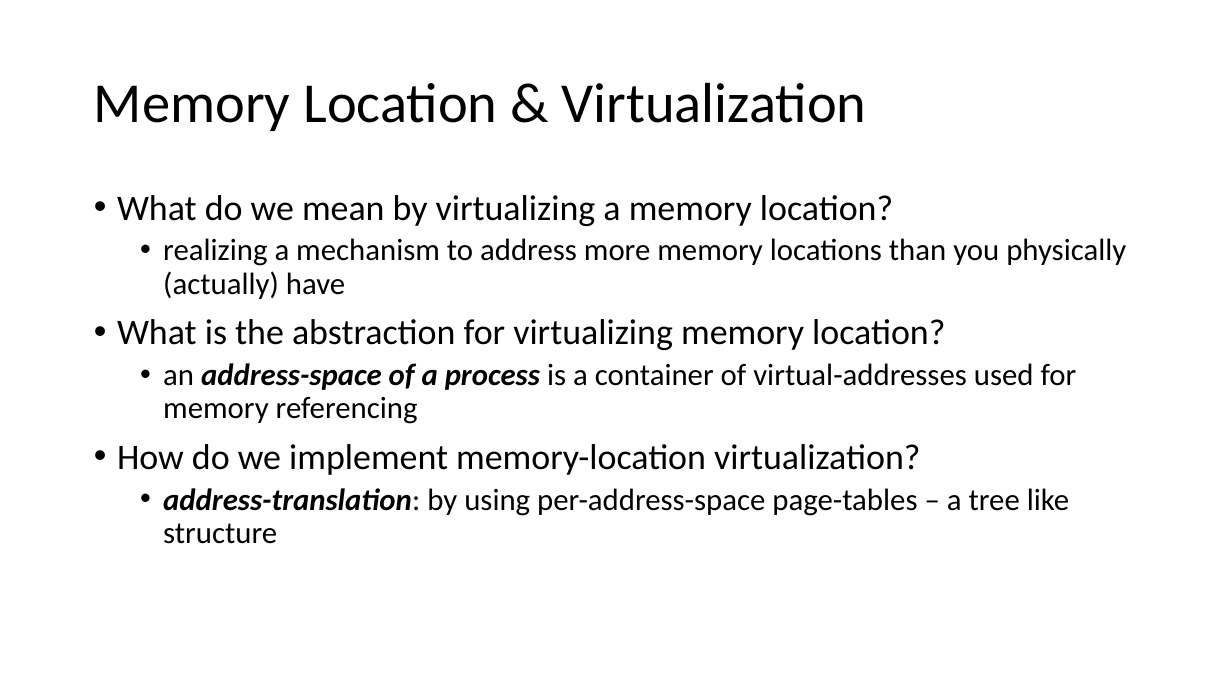
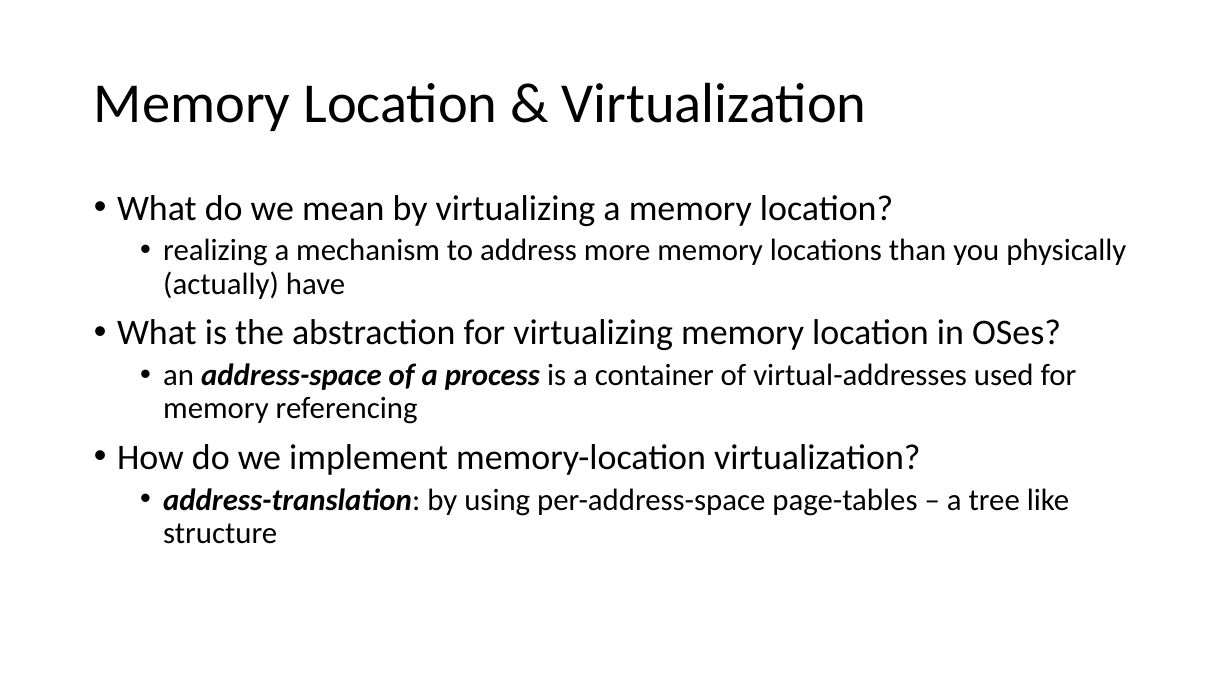
Before and after one commit to Contingent-Systems/vkern_paper, a slide deck: slide 3 of loca_virt_draft.pptx. Drawn at 1232x693 pixels with LibreOffice and Linux fonts; fonts in the diff are those of the drawing. Boxes give left, top, right and bottom in pixels: in the first picture for what was removed or moved away, otherwise in the second. Text is boxed around its words. In the diff, an @@ line names an element or a change of style, - is before the commit and + after.

```diff
--- a/loca_virt_draft.pptx
+++ b/loca_virt_draft.pptx
@@ text at [117, 319, 1061, 350]: text changed @@
-• What is the abstraction for virtualizing memory location?
+• What is the abstraction for virtualizing memory location in OSes?
```
Also in this commit, not shown: 1 other slide changed, 1 other file.
